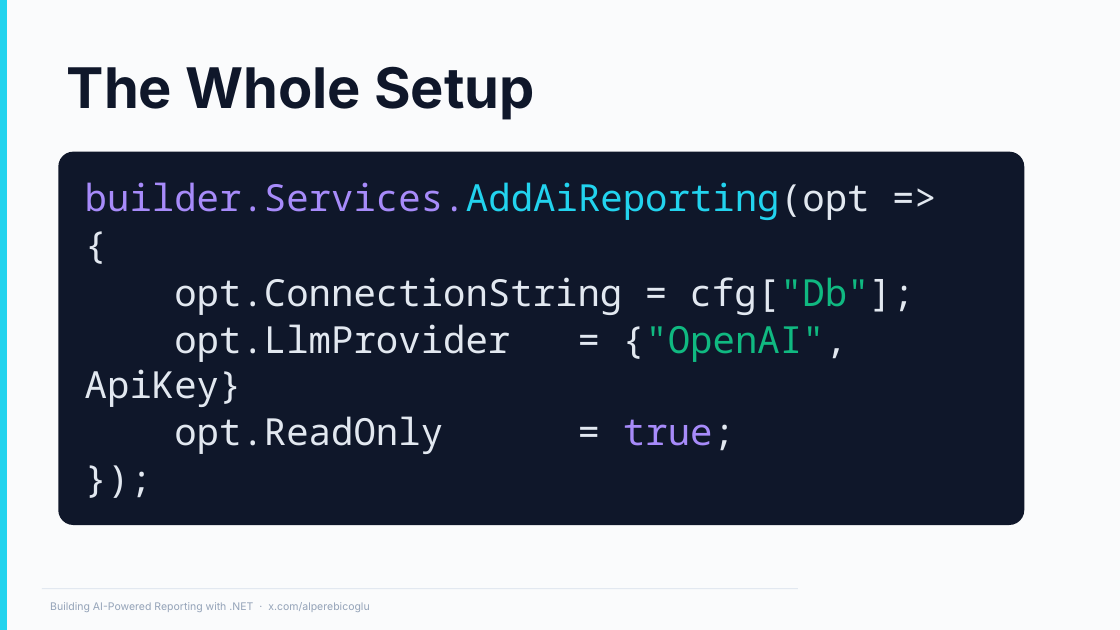
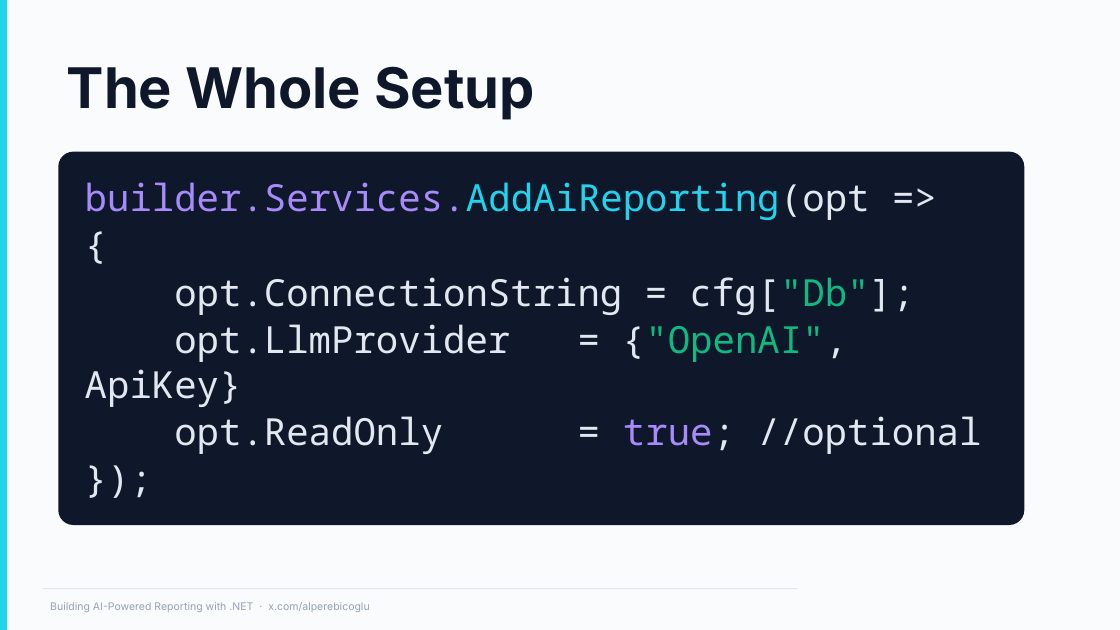
Before and after one commit to ebicoglu/chat-with-your-data-conference, a slide deck: slide 13 of Presentation.pptx. Drawn at 1120x630 pixels with LibreOffice and Linux fonts; fonts in the diff are those of the drawing; background and template pictures are left out. Boxes give left, top, right and bottom in pixels: in the first picture for what was removed or moved away, otherwise in the second. Text is boxed around its words. In the diff, an @@ line names an element or a change of style, - is before the commit and + after.

```diff
--- a/Presentation.pptx
+++ b/Presentation.pptx
@@ text in rounded rectangle at (174, 416, 982, 454): text changed @@
-opt.ReadOnly = true;
+opt.ReadOnly = true; //optional
```
Also in this commit, not shown: 4 other slides changed, 1 slide added.
